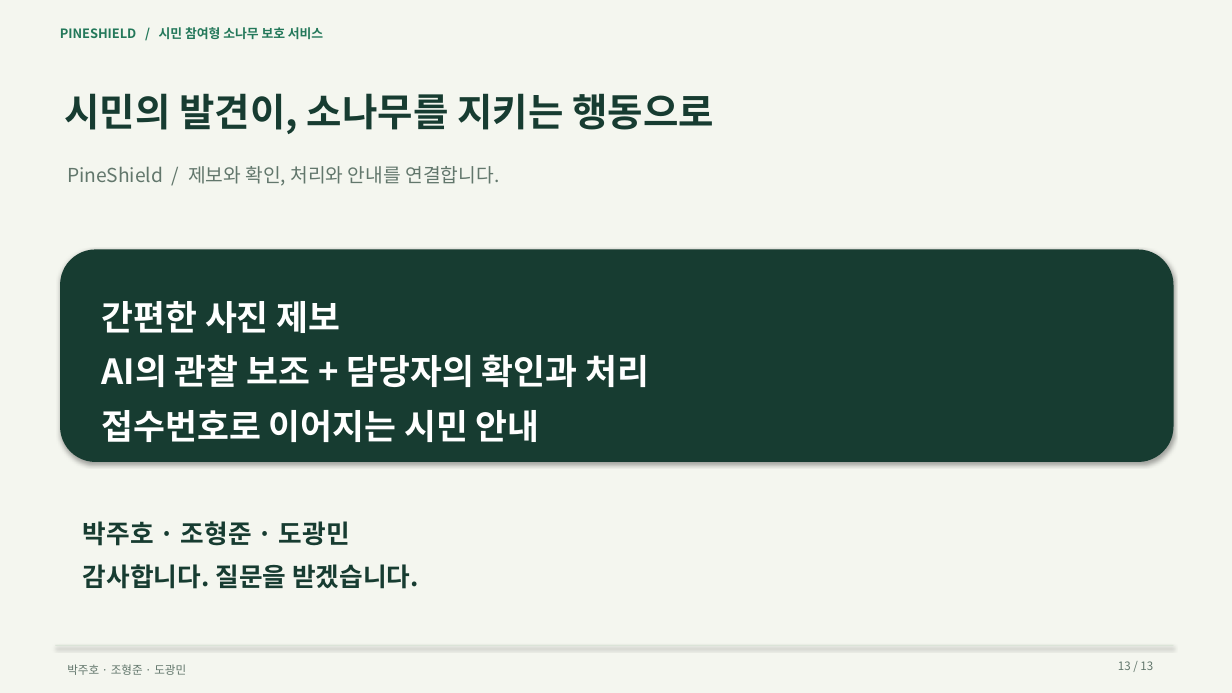
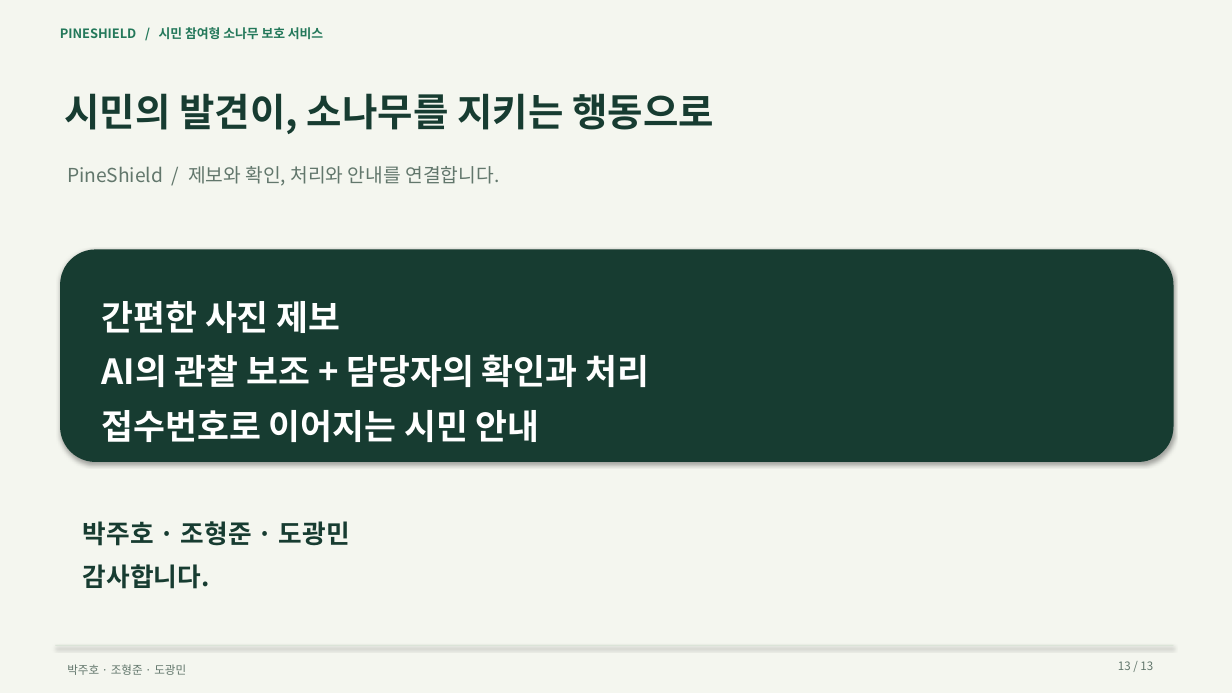
Before and after one commit to chrisjh77771/sonamu, a slide deck: slide 13 of presentation.pptx. Drawn at 1232x693 pixels with LibreOffice and Linux fonts; fonts in the diff are those of the drawing. Boxes give left, top, right and bottom in pixels: in the first picture for what was removed or moved away, otherwise in the second. Text is boxed around its words. In the diff, an @@ line names an element or a change of style, - is before the commit and + after.

```diff
--- a/presentation.pptx
+++ b/presentation.pptx
@@ text at <box>83,564,210,589</box>: text changed @@
-감사합니다. 질문을 받겠습니다.
+감사합니다.
```
Also in this commit, not shown: 1 other slide changed.
